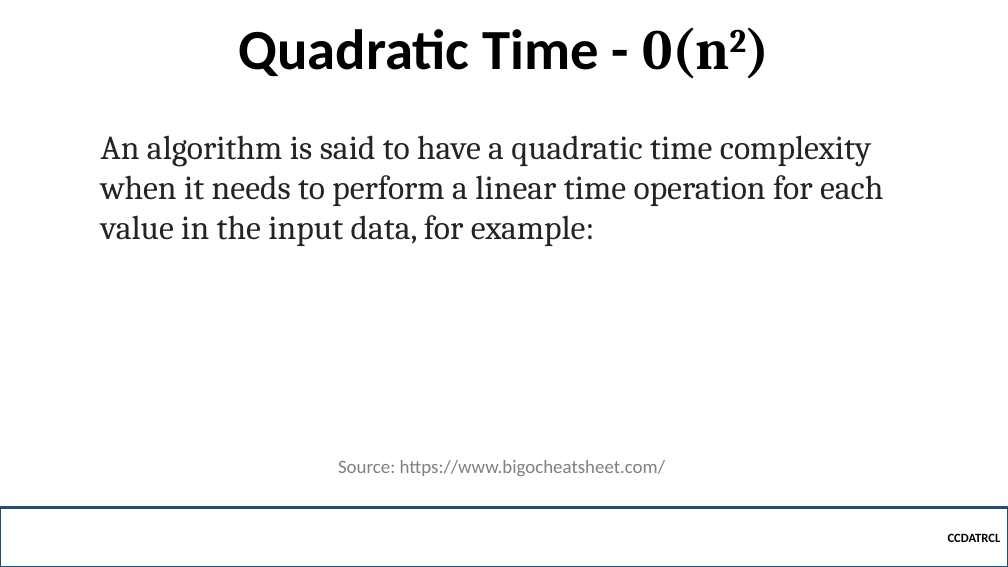
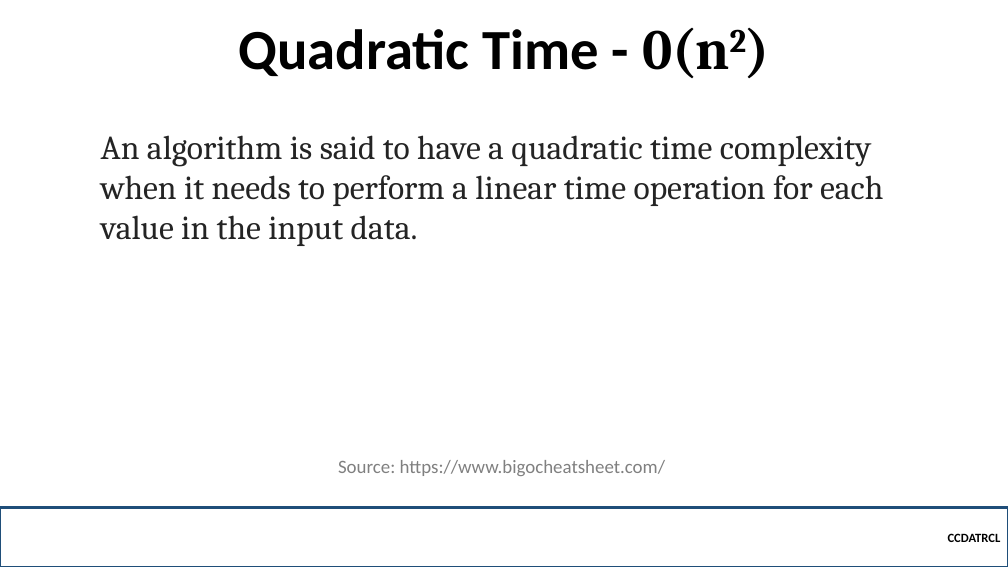
Before and after one commit to robitussin/CCDATRCL, a slide deck: slide 14 of 5 - Sorting Algorithms/Computational Complexity.pptx. Drawn at 1008x567 pixels with LibreOffice and Linux fonts; fonts in the diff are those of the drawing; background and template pictures are left out. Boxes give left, top, right and bottom in pixels: in the first picture for what was removed or moved away, otherwise in the second. Text is boxed around its words. In the diff, an @@ line names an element or a change of style, - is before the commit and + after.

```diff
--- a/5 - Sorting Algorithms/Computational Complexity.pptx
+++ b/5 - Sorting Algorithms/Computational Complexity.pptx
@@ text at [101,135,883,246]: text changed @@
-An algorithm is said to have a quadratic time complexity when it needs to perform a linear time operation for each value in the input data, for example:
+An algorithm is said to have a quadratic time complexity when it needs to perform a linear time operation for each value in the input data.
```
Also in this commit, not shown: 7 other slides changed, 4 other files.
